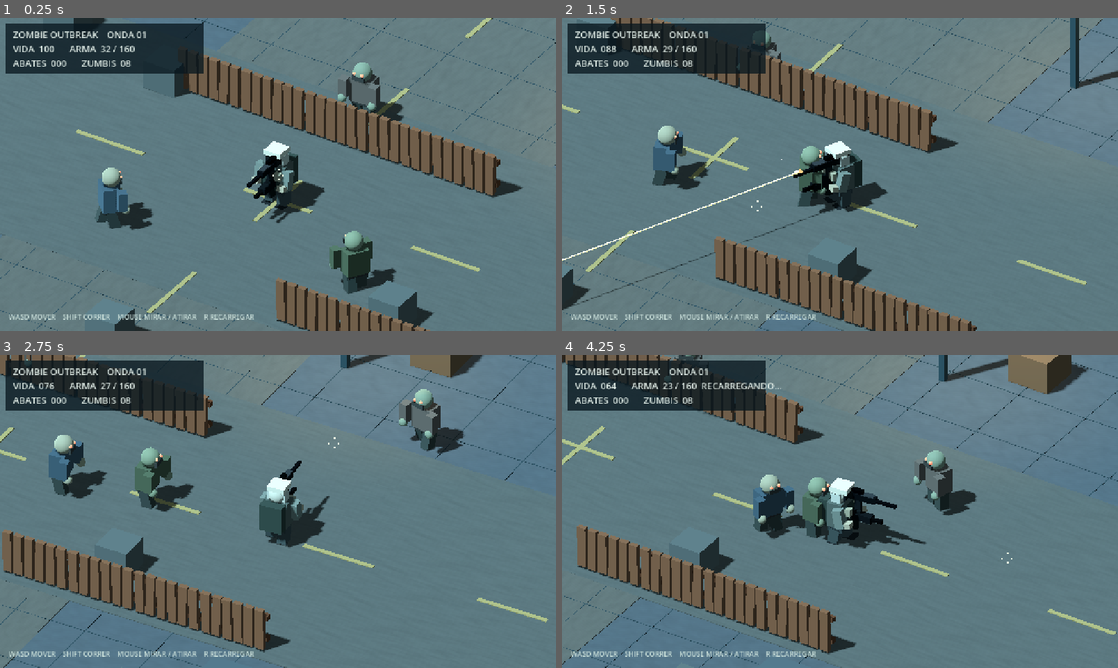
Above: before the commit, frames 1-4 (two rows, left to right).
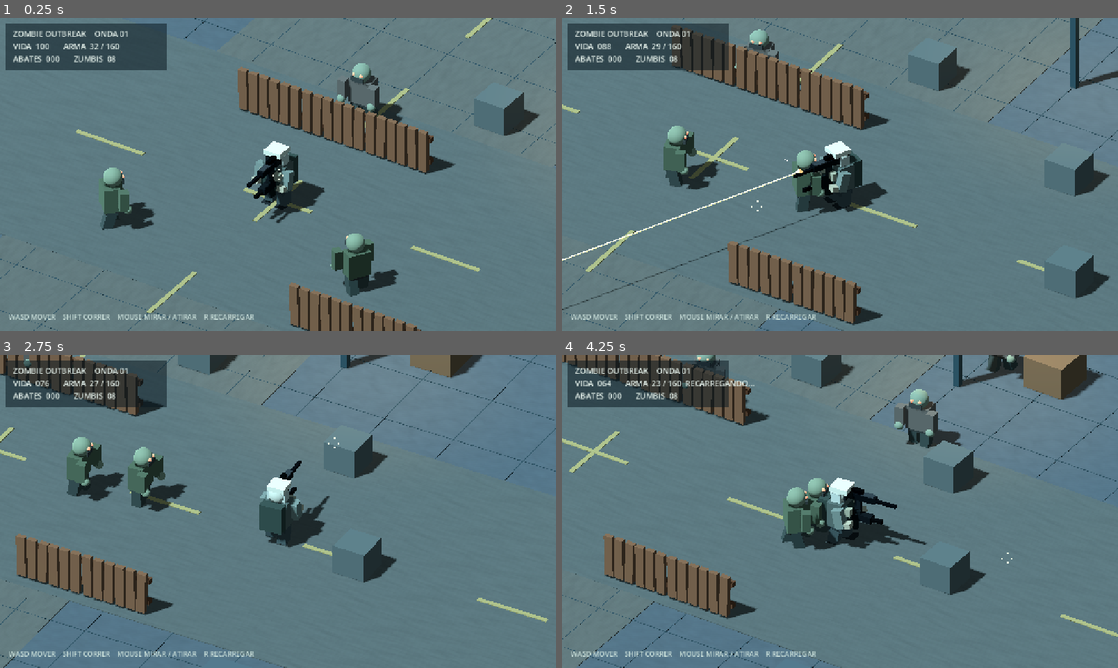
Above: after the commit, the same moments.

Repository: lulualcides-sys/Zumbi
Game: Godot game, scene res://scenes/Main.tscn
The game is run twice, just before and just after one commit, with the same random seed, the same clock (stepped at 60 frames per second) and the same inputs.
Inputs (mouse positions are in pixels of both pictures, inside the frame that each line leads up to):
- Up to frame 1 (0.25 s): no input
- Up to frame 2 (1.5 s): tap Enter at 0.5 s; move the mouse to (962, 158) at 0.52 s; hold D 0.53-1.25 s; hold Enter 0.53-1.25 s; click (962, 158) at 0.67 s; drag from (728, 190) to (812, 237) at 1.27 s
- Up to frame 3 (2.75 s): move the mouse to (333, 442) at 2.02 s; hold D from 2.03 s (still down); hold Shift from 2.03 s (still down)
- Up to frame 4 (4.25 s): release D at 2.75 s; release Shift at 2.75 s; drag from (812, 574) to (673, 464) at 2.77 s; move the mouse to (1006, 558) at 3.52 s; hold A from 3.53 s (still down); hold R from 3.53 s (still down)

The runs differ from the first frame. In frame 1, 13% of the frame differs, in the area x 1-97%, y 0-100%; in frame 2, 16%; in frame 3, 16%; in frame 4, 20%, in the area x 0-100%, y 0-100%.

Commit message:
art: reduce oversized fencing and debug HUD to emphasize tactical soldier

Diff:
--- a/scripts/Main.gd
+++ b/scripts/Main.gd
@@ -139,10 +139,10 @@
         var tint := Color("#32454b")
         _visual_box(self, Vector3(float(row) * 2.0, 0.018, 0), Vector3(0.018, 0.008, 39.0), tint)
         _visual_box(self, Vector3(0, 0.018, float(row) * 2.0), Vector3(39.0, 0.008, 0.018), tint)
-    for i in range(5):
-        _fence_segment(Vector3(-4.0 + float(i) * 1.9, 0.65, -3.1))
-    for i in range(4):
-        _fence_segment(Vector3(3.8 + float(i) * 1.9, 0.65, 4.6))
+    for i in range(3):
+        _fence_segment(Vector3(-2.2 + float(i) * 1.9, 0.65, -3.1))
+    for i in range(2):
+        _fence_segment(Vector3(4.2 + float(i) * 1.9, 0.65, 4.6))
     _solid_box(Vector3(-11.7, 0.68, -9.0), Vector3(2.9, 1.35, 1.6), Color("#505d5e"), 7)
     _solid_box(Vector3(12.0, 0.72, 8.0), Vector3(3.2, 1.45, 1.5), Color("#516066"), 7)
     _solid_box(Vector3(-9.0, 0.6, 7.0), Vector3(1.35, 1.18, 1.4), Color("#755c46"), 4)
@@ -195,14 +195,14 @@
     var layer := CanvasLayer.new()
     add_child(layer)
     var panel := ColorRect.new()
-    panel.color = Color(0.035, 0.09, 0.12, 0.78)
+    panel.color = Color(0.035, 0.09, 0.12, 0.54)
     panel.position = Vector2(14, 14)
-    panel.size = Vector2(455, 114)
+    panel.size = Vector2(370, 106)
     layer.add_child(panel)
     hud = Label.new()
     hud.position = Vector2(30, 23)
     hud.add_theme_color_override("font_color", Color("#e3efe9"))
-    hud.add_theme_font_size_override("font_size", 21)
+    hud.add_theme_font_size_override("font_size", 18)
     layer.add_child(hud)
     footer = Label.new()
     footer.anchor_top = 1.0
